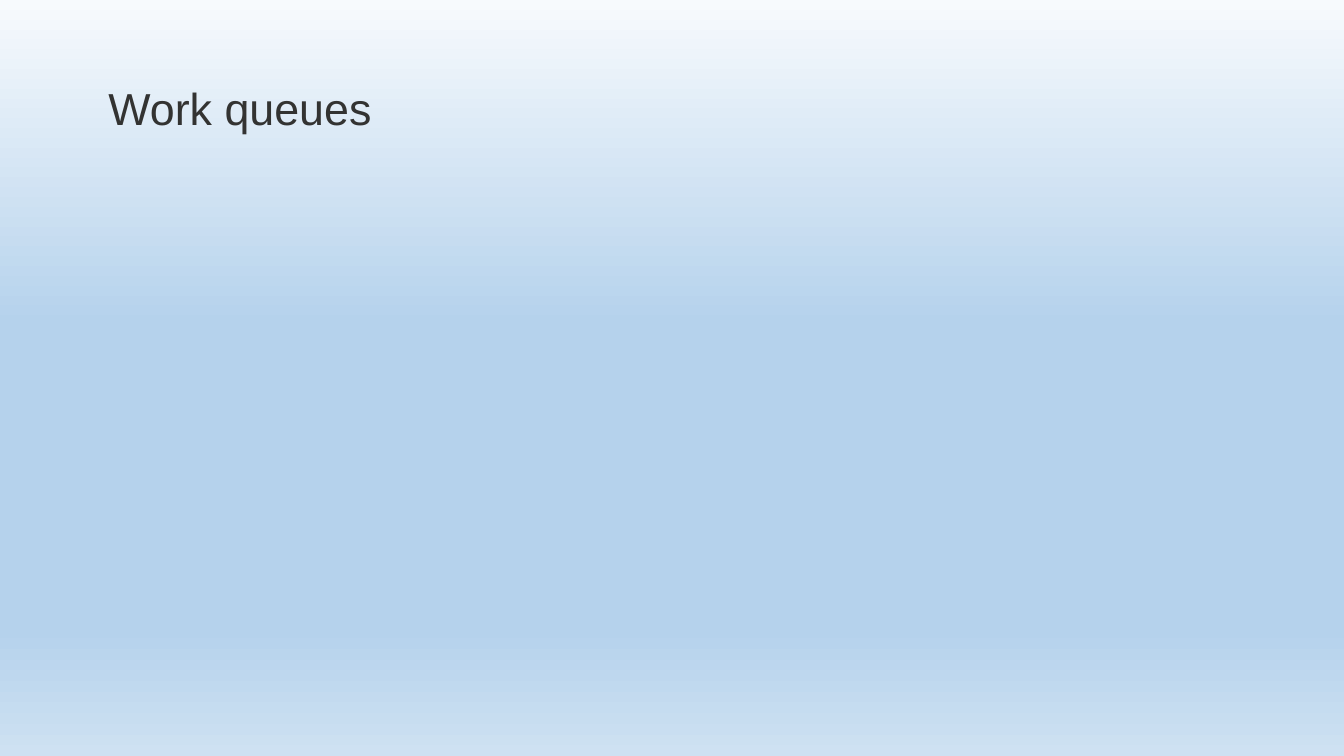
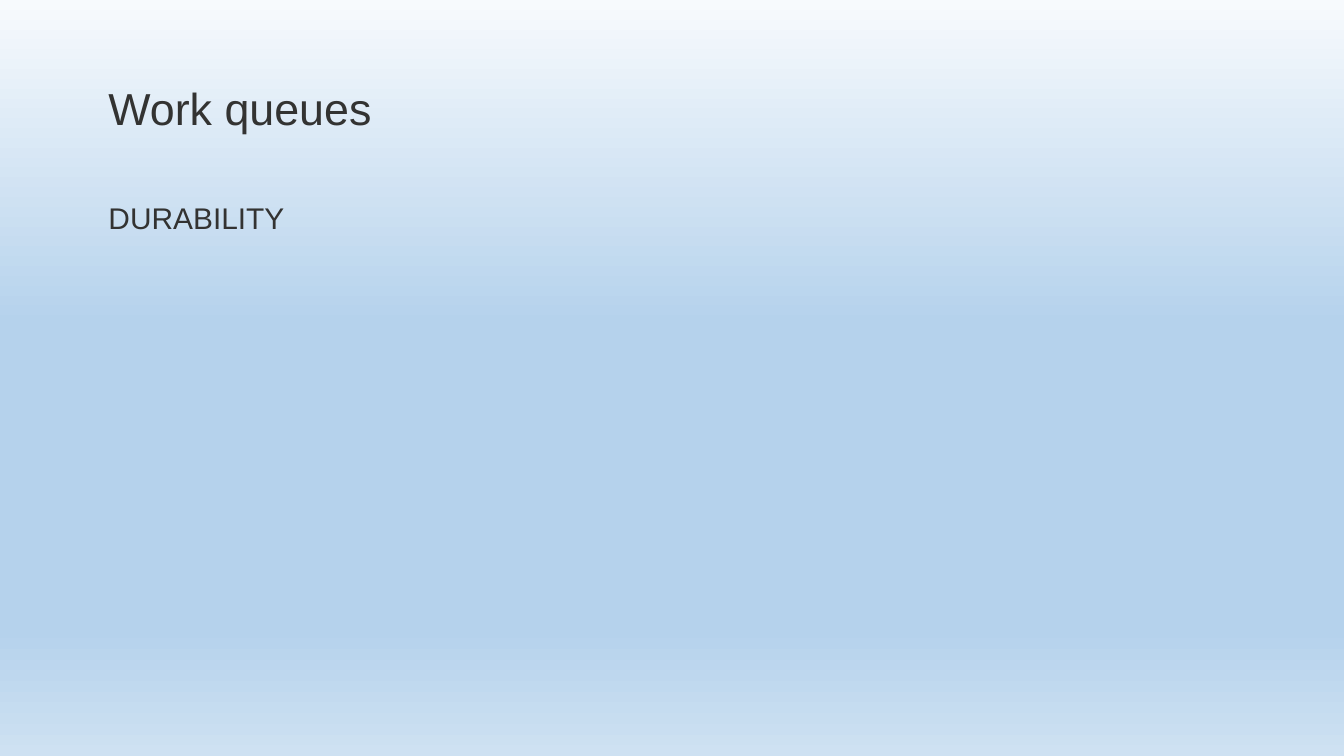
Before and after one commit to EPilyaev/RabbitMQNetCore, a slide deck: slide 15 of RabbitMQNetCore.pptm (slide 14 before the commit). Drawn at 1344x756 pixels with LibreOffice and Linux fonts; fonts in the diff are those of the drawing; background and template pictures are left out. Boxes give left, top, right and bottom in pixels: in the first picture for what was removed or moved away, otherwise in the second. Text is boxed around its words. In the diff, an @@ line names an element or a change of style, - is before the commit and + after.

Commit message:
Add WorkQueues-NewTask (start)

```diff
--- a/RabbitMQNetCore.pptm
+++ b/RabbitMQNetCore.pptm
@@ text added at (108, 208, 284, 230), 32 pt, text #333332 @@
+DURABILITY
```
Also in this commit, not shown: 1 slide added, 5 other files.
